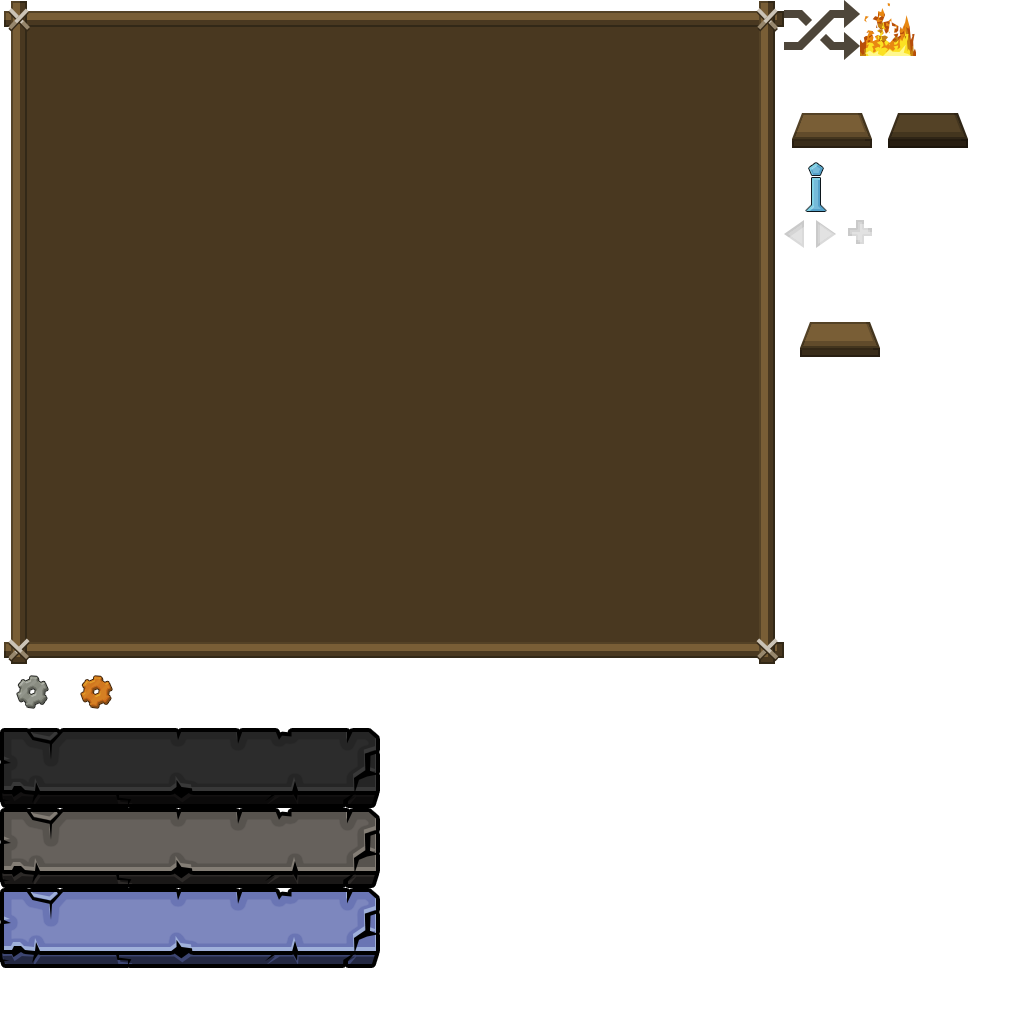
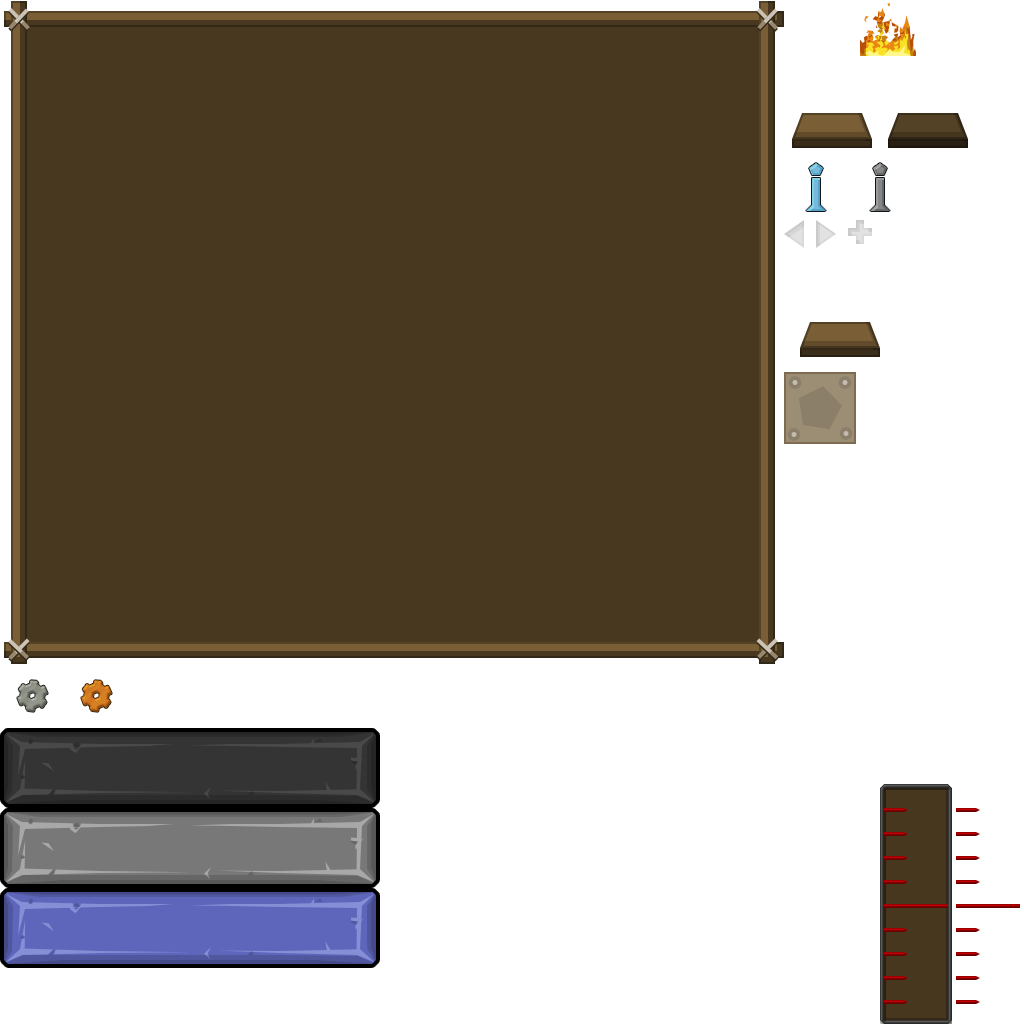
The second 1024x1024 image is a revision of the first. Changes to its layers:
added group "tank markers" with 4 layers above "fluid large" over box(880, 784, 1020, 1004)
added layer "Rectangle 3" in group "tank markers" over box(884, 784, 988, 1004)
removed layer "Forme 3 copie 2" (1st of 3, in "button click") from group "button click" over box(4, 732, 376, 791)
added layer "Shape 7" (1st of 3, in "button click") (15%) in group "button click" over box(4, 732, 376, 804)
added layer "Shape 6" (1st of 3, in "button click") (multiply, 15%) in group "button click" over box(4, 732, 376, 804)
added layer "Shape 1" (2nd of 4, in "button click") (overlay, 40%) in group "button click" over box(6, 734, 374, 802)
added layer "Rounded Rectangle 1" (1st of 3, in "button click") in group "button click" over box(4, 732, 376, 804)
removed layer "Forme 3 copie 2" (2nd of 3, in "button normal") from group "button normal" over box(4, 812, 376, 871)
added layer "Shape 7" (2nd of 3, in "button normal") (15%) in group "button normal" over box(4, 812, 376, 884)
added layer "Shape 6" (2nd of 3, in "button normal") (multiply, 15%) in group "button normal" over box(4, 812, 376, 884)
added layer "Shape 1" (3rd of 4, in "button normal") (overlay, 40%) in group "button normal" over box(6, 814, 374, 882)
added layer "Rounded Rectangle 1" (2nd of 3, in "button normal") in group "button normal" over box(4, 812, 376, 884)
added layer "Shape 7" (3rd of 3, in "button hover") (15%) in group "button hover" over box(4, 892, 376, 964)
added layer "Shape 6" (3rd of 3, in "button hover") (multiply, 15%) in group "button hover" over box(4, 892, 376, 964)
added layer "Shape 1" (4th of 4, in "button hover") (overlay, 40%) in group "button hover" over box(6, 894, 374, 962)
added layer "Rounded Rectangle 1" (3rd of 3, in "button hover") in group "button hover" over box(4, 892, 376, 964)
…and 29 more changes (12 added, 8 moved_by, 2 painted, 7 removed)
